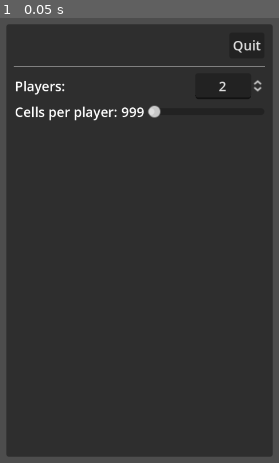
Above: before the commit, frame 1.
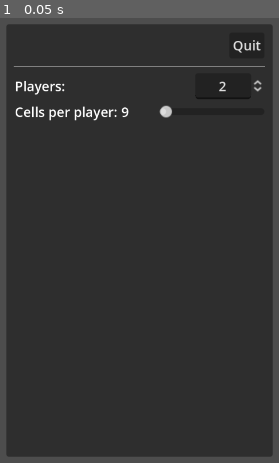
Above: after the commit, the same moment.

Repository: wadcom/kisarra-mapgen
Game: Godot game, scene res://main.tscn
The game is run twice, just before and just after one commit, with the same random seed, the same clock (stepped at 60 frames per second) and the same inputs.
Inputs:
- Up to frame 1 (0.05 s): no input

The runs differ from the first frame. In frame 1, 0.3% of the frame differs, in the area x 46-62%, y 19-23%.

Commit message:
Update label on slider drag

Diff:
--- a/side_panel.gd
+++ b/side_panel.gd
@@ -1,5 +1,13 @@
 extends VBoxContainer
+
+
+var _cells_per_player = 9
 
 
 func _on_quit_button_pressed():
 	get_tree().quit()
+
+
+func _on_cells_per_player_value_changed(value):
+	_cells_per_player = value
+	%CellsPerPlayer.text = str(value)
--- a/side_panel.tscn
+++ b/side_panel.tscn
@@ -44,9 +44,14 @@
 text = "Cells per player:"
 
 [node name="CellsPerPlayer" type="Label" parent="CellsPerPlayerControl"]
+unique_name_in_owner = true
 custom_minimum_size = Vector2(28, 2.08165e-12)
 layout_mode = 2
-text = "999"
+text = "9"
+
+[node name="Padding" type="Control" parent="CellsPerPlayerControl"]
+custom_minimum_size = Vector2(10, 2.08165e-12)
+layout_mode = 2
 
 [node name="HSlider" type="HSlider" parent="CellsPerPlayerControl"]
 layout_mode = 2
@@ -57,3 +62,4 @@
 value = 9.0
 
 [connection signal="pressed" from="ButtonBar/QuitButton" to="." method="_on_quit_button_pressed"]
+[connection signal="value_changed" from="CellsPerPlayerControl/HSlider" to="." method="_on_cells_per_player_value_changed"]
